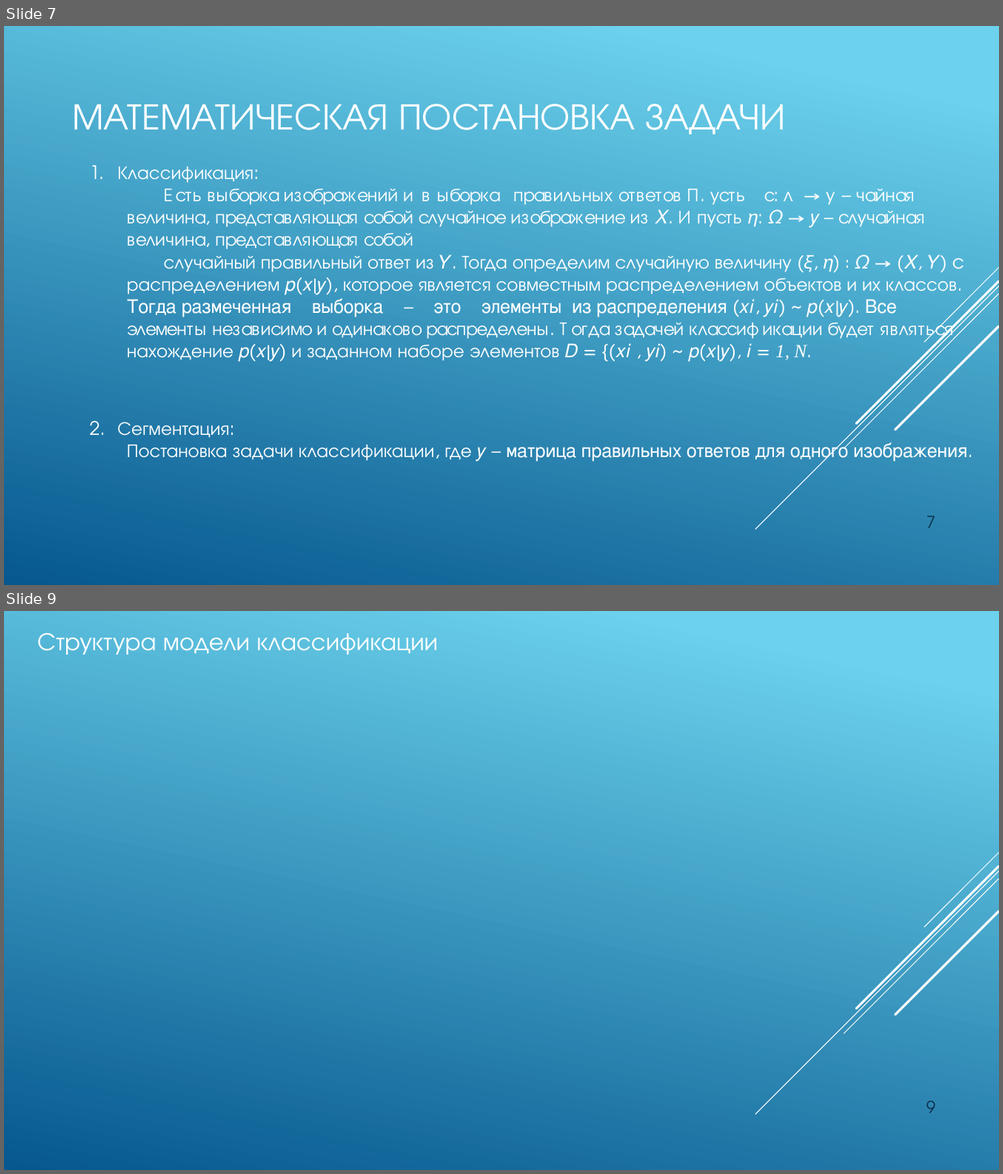
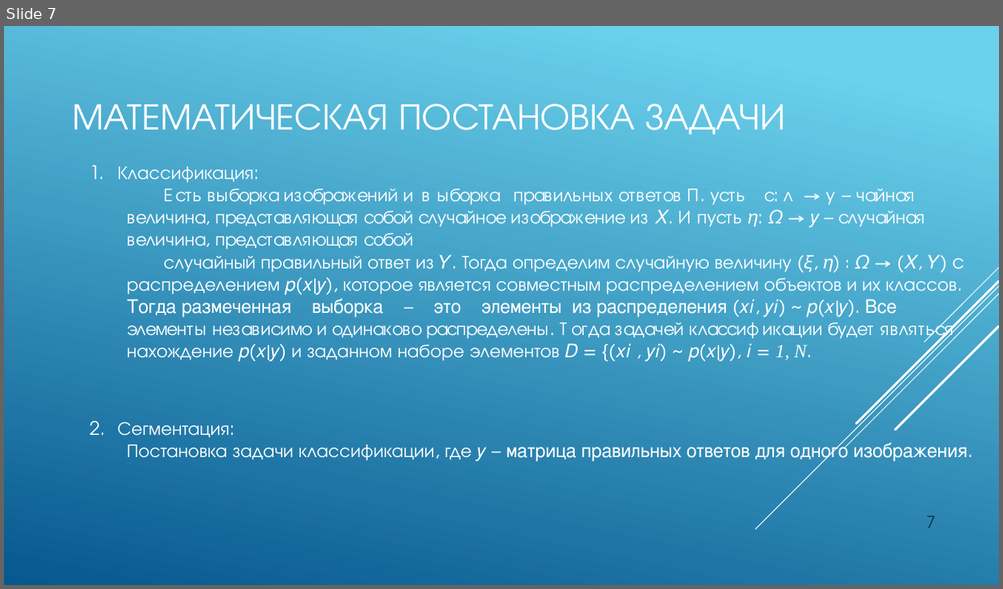
Before and after one commit to JacKira/Airbus_ship_detection, a slide deck: Отчет/ВКР презентация.pptx. Shown one above the other, each under a label of ours: slides 7 and 9 before the commit, slide 7 after it; the slides between them are not shown. The pictures are 1003x1174 and 1003x589 pixels, drawn with LibreOffice and Linux fonts; fonts in the diff are those of the drawing. Boxes give left, top, right and bottom in pixels: in the first picture for what was removed or moved away, otherwise in the second. Text is boxed around its words. In the diff, an @@ line names an element or a change of style, - is before the commit and + after.

```diff
--- a/Отчет/ВКР презентация.pptx
+++ b/Отчет/ВКР презентация.pptx
@@ slide 9 removed at bbox=[4, 611, 999, 1170], background gradient #6ED2EB to #06588E; not listed: 5 template elements that a slide beside it also shows @@
@@ text removed at bbox=[37, 633, 438, 655] @@
-Структура модели классификации
@@ page number removed at bbox=[926, 1101, 935, 1113] @@
-9
```
Also in this commit, not shown: 3 slides changed, 4 slides added, 1 other slide removed, 1 other file.
